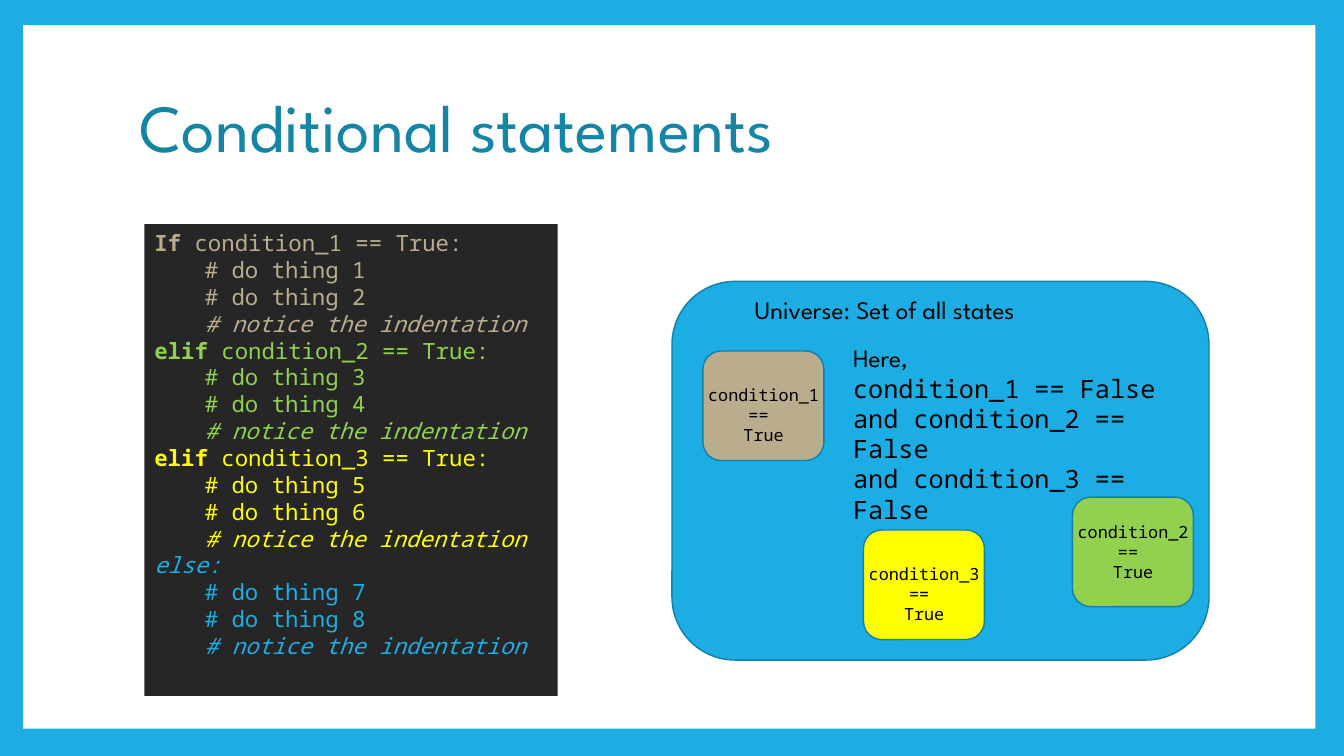
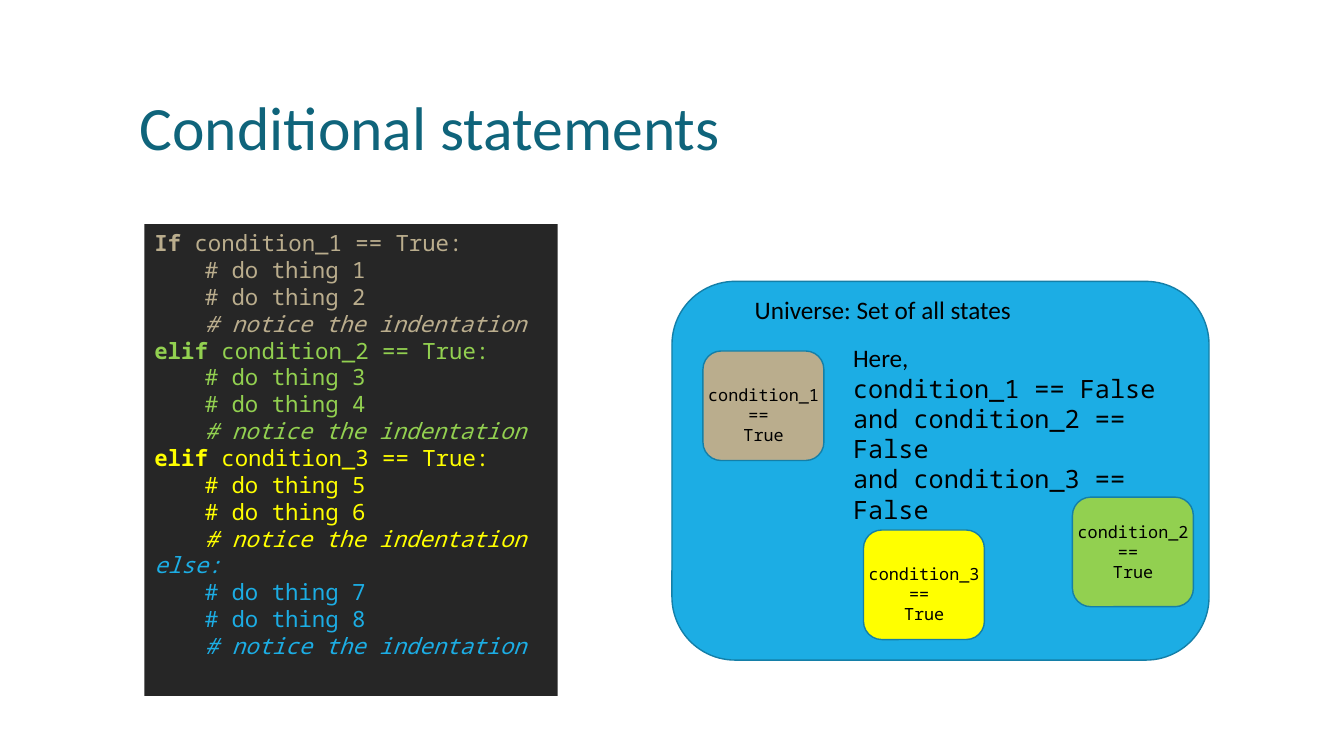
Before and after one commit to uday87j/teach_python, a slide deck: slide 10 of fundamentals/3-Binary Numbers, Opertions.pptx (slide 8 before the commit). Drawn at 1344x756 pixels with LibreOffice and Linux fonts; fonts in the diff are those of the drawing. Boxes give left, top, right and bottom in pixels: in the first picture for what was removed or moved away, otherwise in the second. Text is boxed around its words. In the diff, an @@ line names an element or a change of style, - is before the commit and + after.

```diff
--- a/fundamentals/3-Binary Numbers, Opertions.pptx
+++ b/fundamentals/3-Binary Numbers, Opertions.pptx
@@ rectangle removed at (0, 0, 1344, 756) @@
@@ rectangle removed at (23, 25, 1316, 729) @@
@@ title "Conditional statements" at (140, 107, 719, 151): size 48 to 44 pt, font League Spartan to Calibri, text colour #1485A4 to #0F647B @@
@@ text "Universe: Set of all states" at (755, 301, 1011, 319): font League Spartan to Calibri @@
@@ text at (853, 351, 908, 370): font League Spartan to Calibri in "Here," @@
```
Also in this commit, not shown: 8 other slides changed, 3 slides added, 2 other files.
